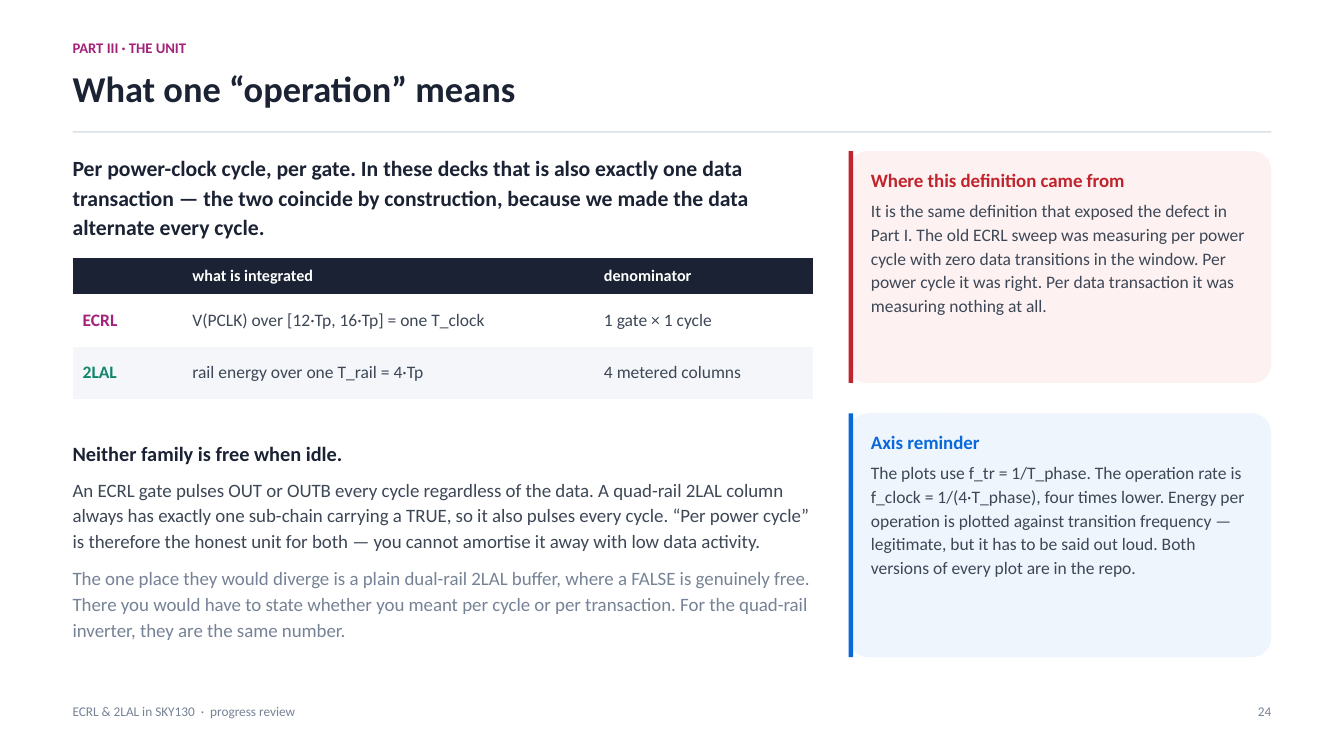
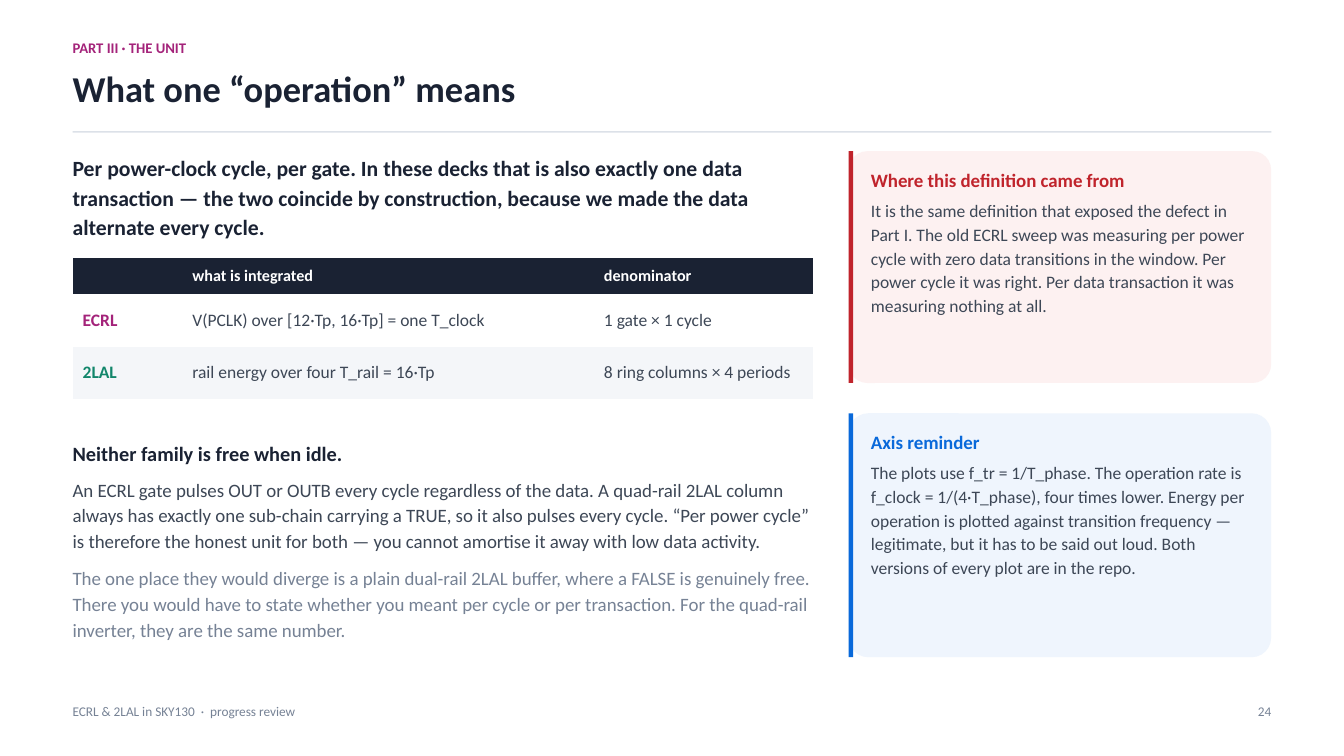
Before and after one commit to Sairam-Kesanapalli/Adiabatic_sweep, a slide deck: slide 24 of slides/ECRL_2LAL_Progress_Review.pptx. Drawn at 1344x756 pixels with LibreOffice and Linux fonts; fonts in the diff are those of the drawing. Boxes give left, top, right and bottom in pixels: in the first picture for what was removed or moved away, otherwise in the second. Text is boxed around its words. In the diff, an @@ line names an element or a change of style, - is before the commit and + after.

Commit message:
Slides update and energy meter calibration

```diff
--- a/slides/ECRL_2LAL_Progress_Review.pptx
+++ b/slides/ECRL_2LAL_Progress_Review.pptx
@@ table at <box>73,258,814,399</box> @@
-row 3, column 2: rail energy over one T_rail = 4·Tp
+row 3, column 2: rail energy over four T_rail = 16·Tp
-row 3, column 3: 4 metered columns
+row 3, column 3: 8 ring columns × 4 periods
```
Also in this commit, not shown: 8 other slides changed, 15 other files.
